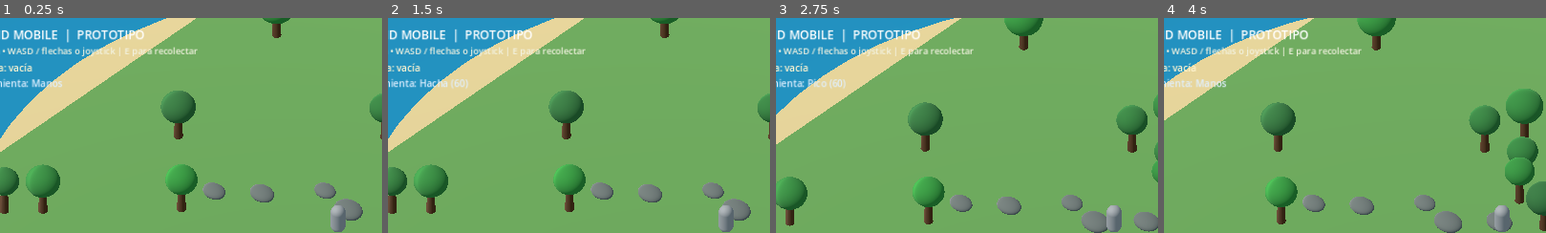
Above: before the commit, frames 1-4 (left to right).
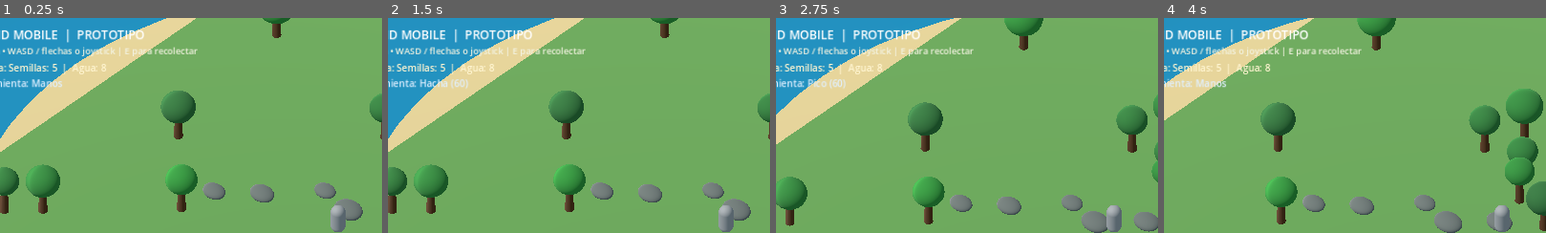
Above: after the commit, the same moments.

Repository: blackluis15-dev/Island-Mobile1
Game: Godot game, scene res://scenes/main.tscn
Same seed, same stepped clock (60 frames per second), same inputs: the game is played once before the commit and once after it.
Inputs (mouse positions are % of the whole screen's width and height, from its top left):
- Up to frame 1 (0.25 s): no input
- Up to frame 2 (1.5 s): click "Recolectar" at 0.5 s; click "Cambiar herramienta" at 1.25 s
- Up to frame 3 (2.75 s): tap Enter at 2 s; drag from (9, 84) to (60, 28) at 2.02 s
- Up to frame 4 (4 s): drag from (30, 55) to (45, 70) at 2.77 s; tap Space at 3.5 s; move the mouse to (60, 28) at 3.52 s; hold D (move_right) from 3.53 s (still down); tap E (interact) at 3.6 s
The pictures show only the part of the screen within x 6-56%, y 0-50%; the shares and areas given below are measured in that part.

The runs differ from the first frame. In frame 1, 0.4% of the frame differs, in the area x 2-28%, y 20-27%; in frame 2, 0.4%; in frame 3, 0.4%; in frame 4, 0.4%.

Commit message:
Connect player interaction to crop plots and starter seeds and water

Diff:
--- a/scripts/player.gd
+++ b/scripts/player.gd
@@ -11,7 +11,7 @@
 const TOOL_ORDER: Array[String] = ["hand", "axe", "pickaxe"]
 const TOOL_NAMES := {"hand": "Manos", "axe": "Hacha", "pickaxe": "Pico"}
 
-var inventory: Dictionary = {}
+var inventory: Dictionary = {"seeds": 5, "water": 8}
 var current_tool_index: int = 0
 var tool_durability: Dictionary = {"axe": 60, "pickaxe": 60}
 
@@ -69,6 +69,20 @@
 	return 1
 
 func interact() -> void:
+	var farm_target: Node3D = null
+	var farm_distance := harvest_range
+	for plot in get_tree().get_nodes_in_group("farm_plot"):
+		if not is_instance_valid(plot):
+			continue
+		var farm_node := plot as Node3D
+		var distance_to_plot := global_position.distance_to(farm_node.global_position)
+		if distance_to_plot <= farm_distance:
+			farm_distance = distance_to_plot
+			farm_target = farm_node
+	if farm_target != null:
+		farm_target.call("interact", self)
+		return
+
 	var target: Node3D = null
 	var closest_distance := harvest_range
 	for node in get_tree().get_nodes_in_group("harvestable"):
@@ -114,7 +128,10 @@
 		"wood": "Madera",
 		"leaves": "Hojas",
 		"sapling": "Brote",
-		"stone": "Piedra"
+		"stone": "Piedra",
+		"seeds": "Semillas",
+		"water": "Agua",
+		"berries": "Frutos"
 	}
 	var entries: Array[String] = []
 	for item in inventory.keys():
